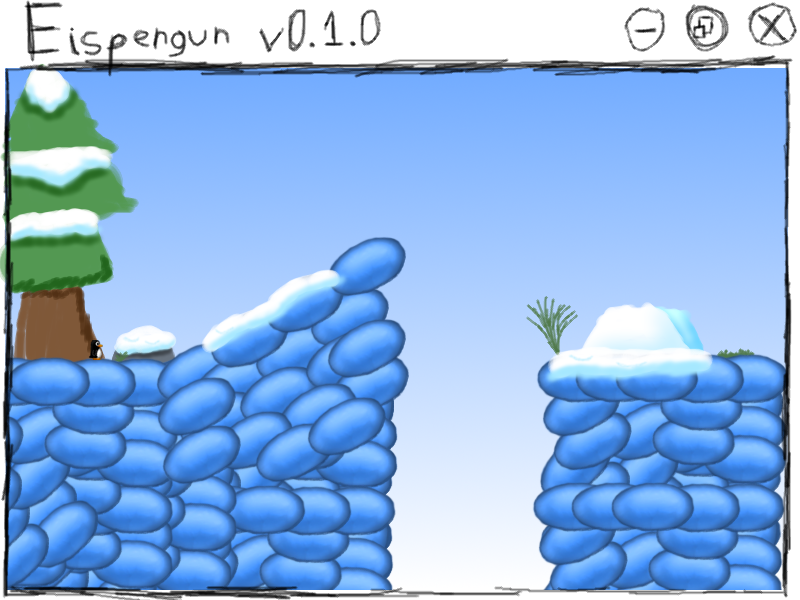
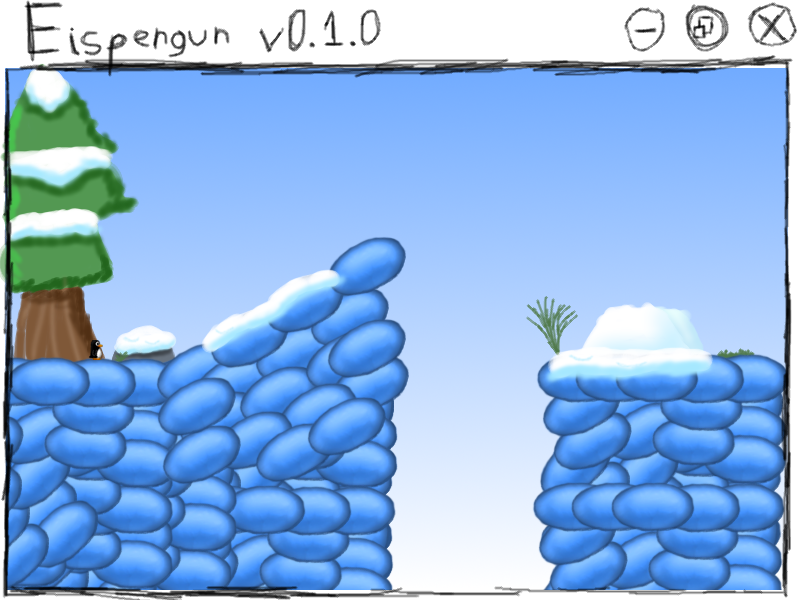
The second 800 x 600 image is a revision of the first. Changes to its layers:
removed layer "Layer #2" over [7, 92, 691, 362]
painted on "Layer #5" over [7, 92, 704, 362]
